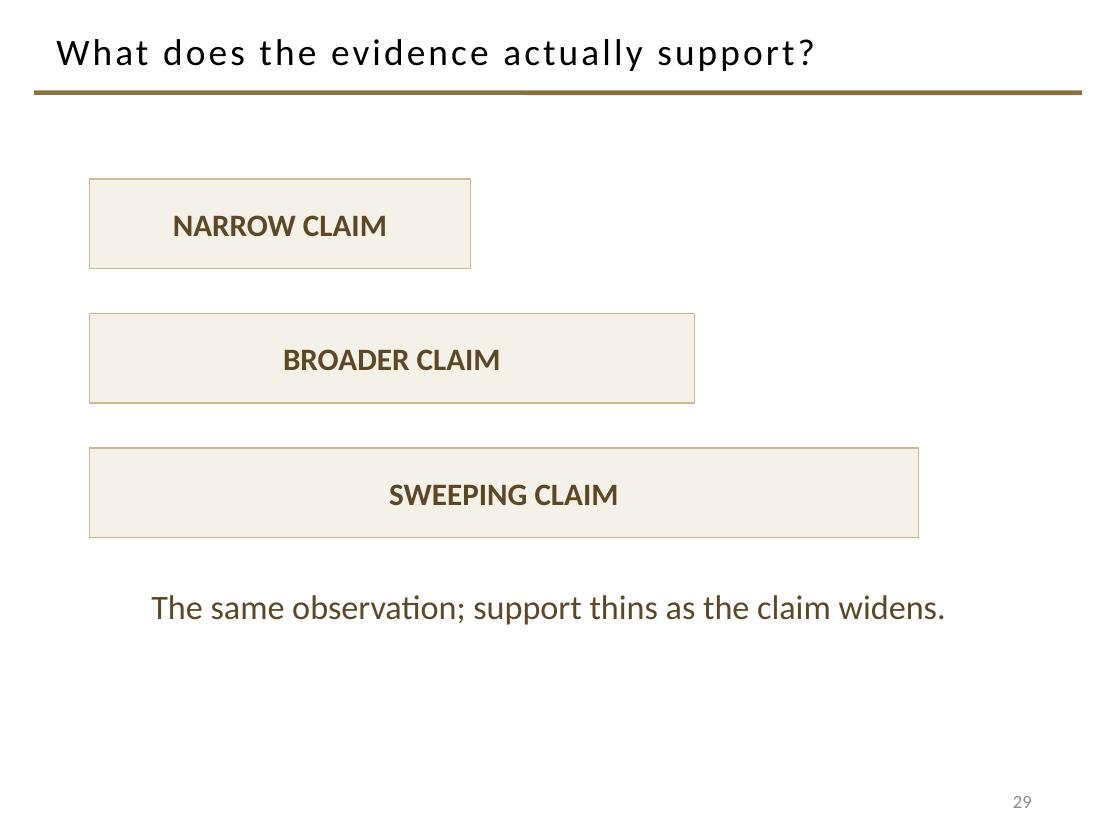
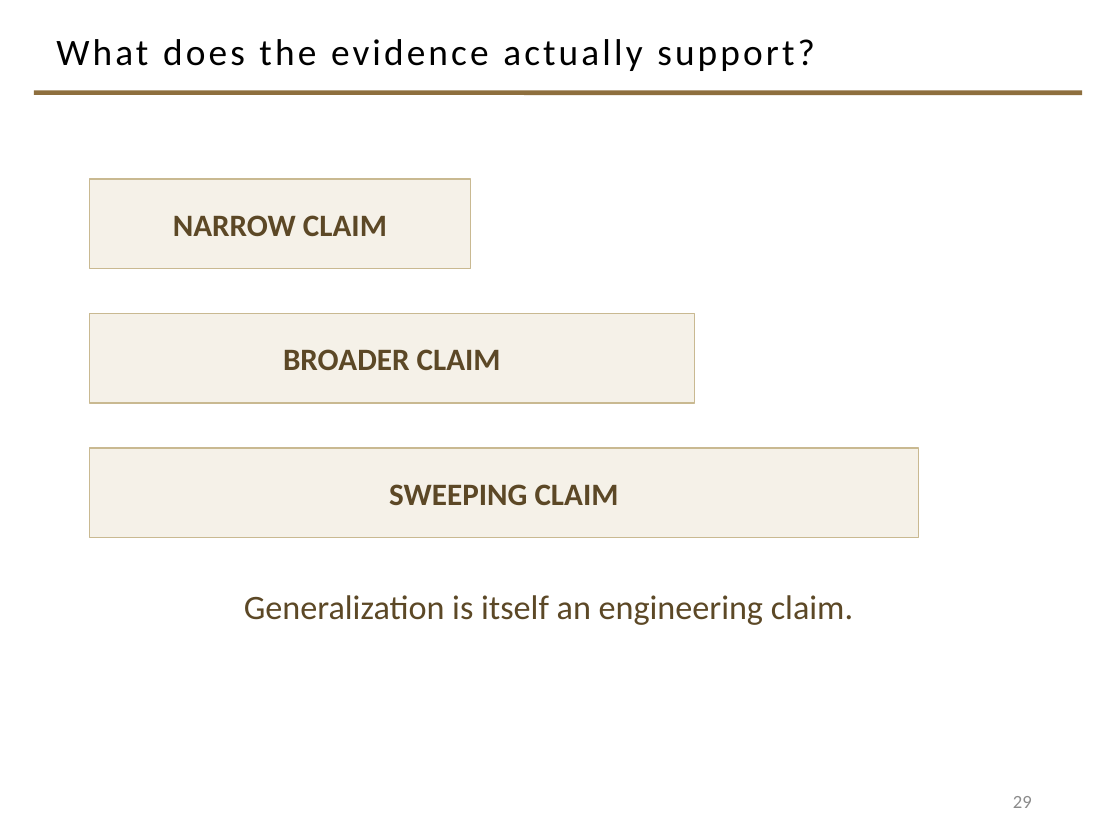
Before and after one commit to davisjam/model-based-agentic-software-engineering, a slide deck: slide 29 of course/lectures/act-2-delegation-and-control/04-failure-aware-engineering/2-4-Failure-Aware-Engineering.pptx. Drawn at 1120x840 pixels with LibreOffice and Linux fonts; fonts in the diff are those of the drawing; background and template pictures are left out. Boxes give left, top, right and bottom in pixels: in the first picture for what was removed or moved away, otherwise in the second. Text is boxed around its words. In the diff, an @@ line names an element or a change of style, - is before the commit and + after.

```diff
--- a/course/lectures/act-2-delegation-and-control/04-failure-aware-engineering/2-4-Failure-Aware-Engineering.pptx
+++ b/course/lectures/act-2-delegation-and-control/04-failure-aware-engineering/2-4-Failure-Aware-Engineering.pptx
@@ text at [244,595,853,625]: text changed @@
-The same observation; support thins as the claim widens.
+Generalization is itself an engineering claim.
```
Also in this commit, not shown: 3 other slides changed.
